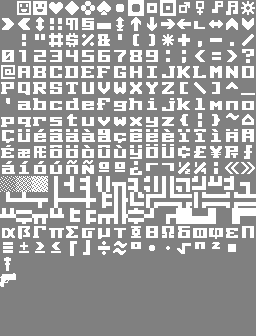
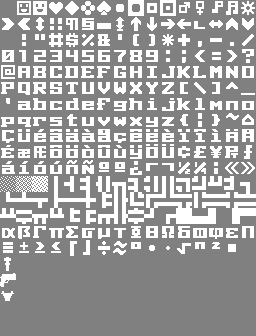
Comparing the layer stacks of the two (256, 336) images. Changes:
added layer "chest_armor.png" above "pistol.png" over [1, 291, 14, 301]
